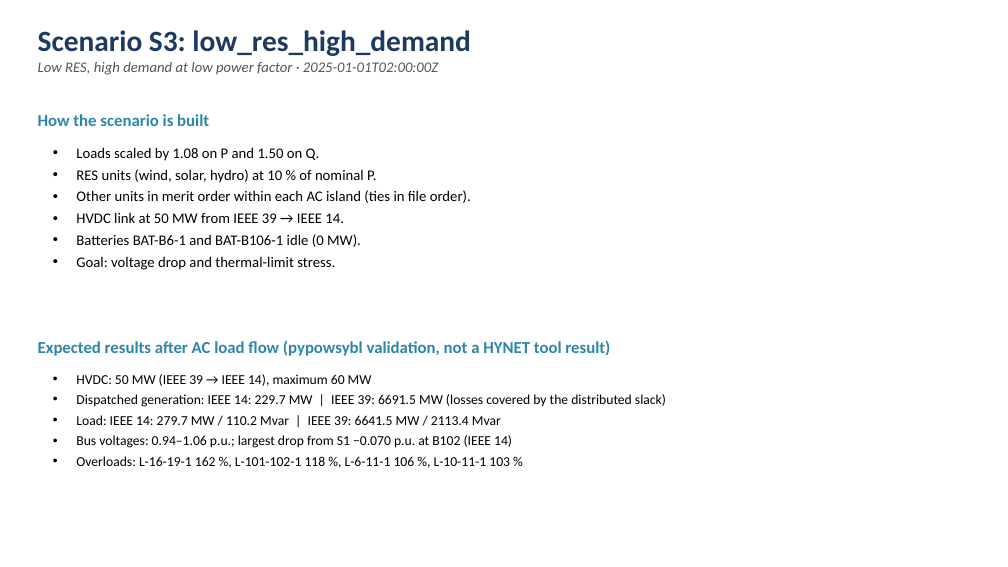
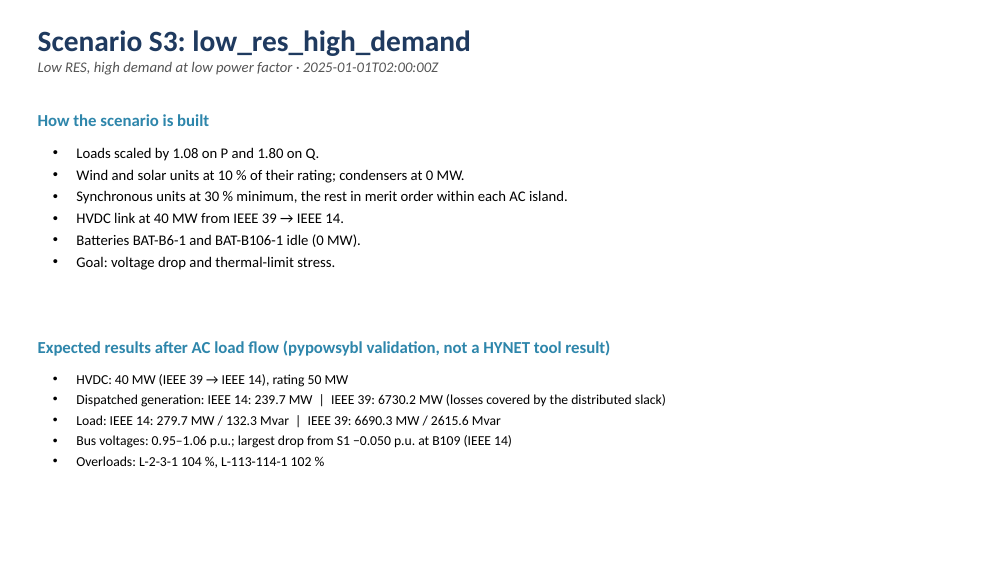
Before and after one commit to SuperGrid-Institute/hynet-t32-reference-test-case, a slide deck: slide 7 of docs/scenarios_presentation.pptx. Drawn at 1008x567 pixels with LibreOffice and Linux fonts; fonts in the diff are those of the drawing. Boxes give left, top, right and bottom in pixels: in the first picture for what was removed or moved away, otherwise in the second. Text is boxed around its words. In the diff, an @@ line names an element or a change of style, - is before the commit and + after.

```diff
--- a/docs/scenarios_presentation.pptx
+++ b/docs/scenarios_presentation.pptx
@@ text at <box>76,147,568,223</box>: text changed @@
-• Loads scaled by 1.08 on P and 1.50 on Q.
-• RES units (wind, solar, hydro) at 10 % of nominal P.
-• Other units in merit order within each AC island (ties in file order).
-• HVDC link at 50 MW from IEEE 39 → IEEE 14.
+• Loads scaled by 1.08 on P and 1.80 on Q.
+• Wind and solar units at 10 % of their rating; condensers at 0 MW.
+• Synchronous units at 30 % minimum, the rest in merit order within each AC island.
+• HVDC link at 40 MW from IEEE 39 → IEEE 14.
@@ text at <box>76,374,666,466</box>: text changed @@
-• HVDC: 50 MW (IEEE 39 → IEEE 14), maximum 60 MW
-• Dispatched generation: IEEE 14: 229.7 MW | IEEE 39: 6691.5 MW (losses covered by the distributed slack)
-• Load: IEEE 14: 279.7 MW / 110.2 Mvar | IEEE 39: 6641.5 MW / 2113.4 Mvar
-• Bus voltages: 0.94–1.06 p.u.; largest drop from S1 −0.070 p.u. at B102 (IEEE 14)
-• Overloads: L-16-19-1 162 %, L-101-102-1 118 %, L-6-11-1 106 %, L-10-11-1 103 %
+• HVDC: 40 MW (IEEE 39 → IEEE 14), rating 50 MW
+• Dispatched generation: IEEE 14: 239.7 MW | IEEE 39: 6730.2 MW (losses covered by the distributed slack)
+• Load: IEEE 14: 279.7 MW / 132.3 Mvar | IEEE 39: 6690.3 MW / 2615.6 Mvar
+• Bus voltages: 0.95–1.06 p.u.; largest drop from S1 −0.050 p.u. at B109 (IEEE 14)
+• Overloads: L-2-3-1 104 %, L-113-114-1 102 %
```
Also in this commit, not shown: 3 other slides changed, 46 other files.
